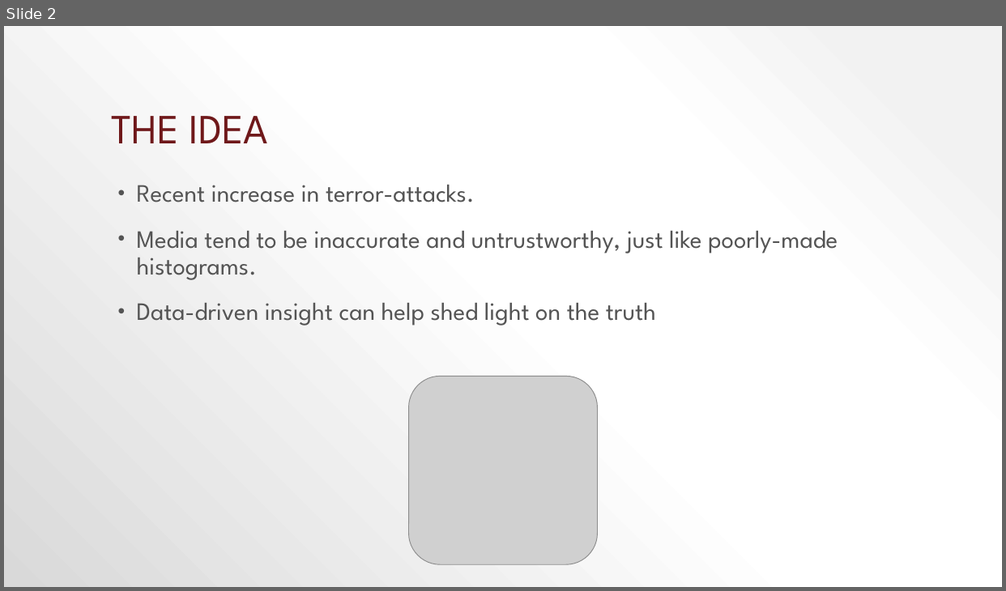
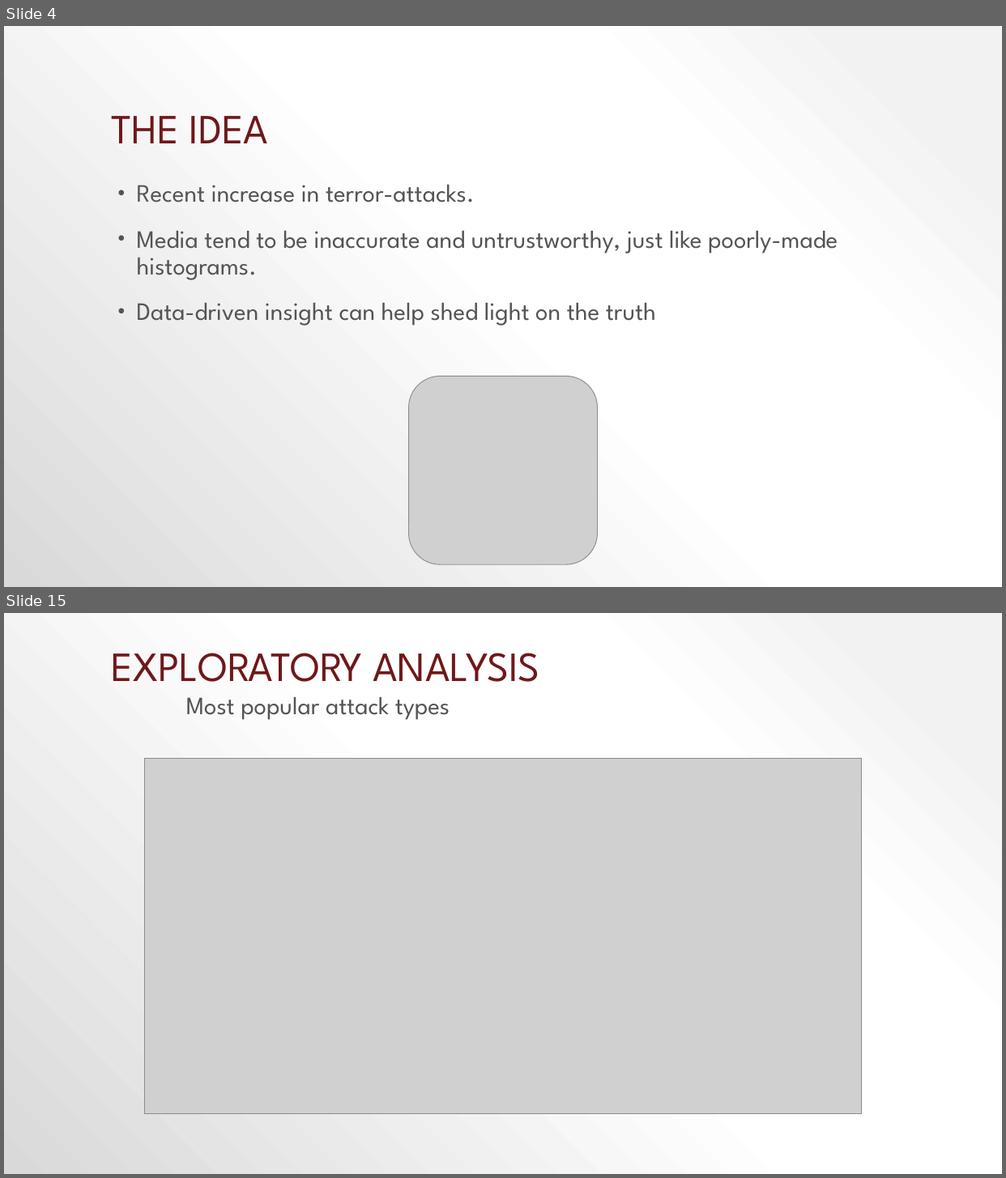
Before and after one commit to Senbyo/socialDataCourse, a slide deck: Final_Project/Terrorism in europe.pptx. Shown one above the other, each under a label of ours: slide 2 before the commit, slides 4 and 15 after it; the slides between them are not shown. The pictures are 1006x591 and 1006x1178 pixels, drawn with LibreOffice and Linux fonts; fonts in the diff are those of the drawing; grey boxes stand for pictures. Boxes give left, top, right and bottom in pixels: in the first picture for what was removed or moved away, otherwise in the second. Text is boxed around its words. In the diff, an @@ line names an element or a change of style, - is before the commit and + after.

```diff
--- a/Final_Project/Terrorism in europe.pptx
+++ b/Final_Project/Terrorism in europe.pptx
@@ slide 15 added at (4,613,1002,1174), background gradient #F2F2F2 to #FFFFFF to #D9D9D9 @@
@@ title added at (111,653,539,682), 40 pt, text #6F181A @@
+EXPLORATORY ANALYSIS
@@ text added at (186,697,450,720), 24 pt, text #545454 @@
+Most popular attack types
@@ picture added at (145,758,861,1114) @@
@@ what was slide 2 is now slide 4 @@
```
Also in this commit, not shown: 1 slide changed, 22 other slides added, 9 slides removed, 1 other file.
